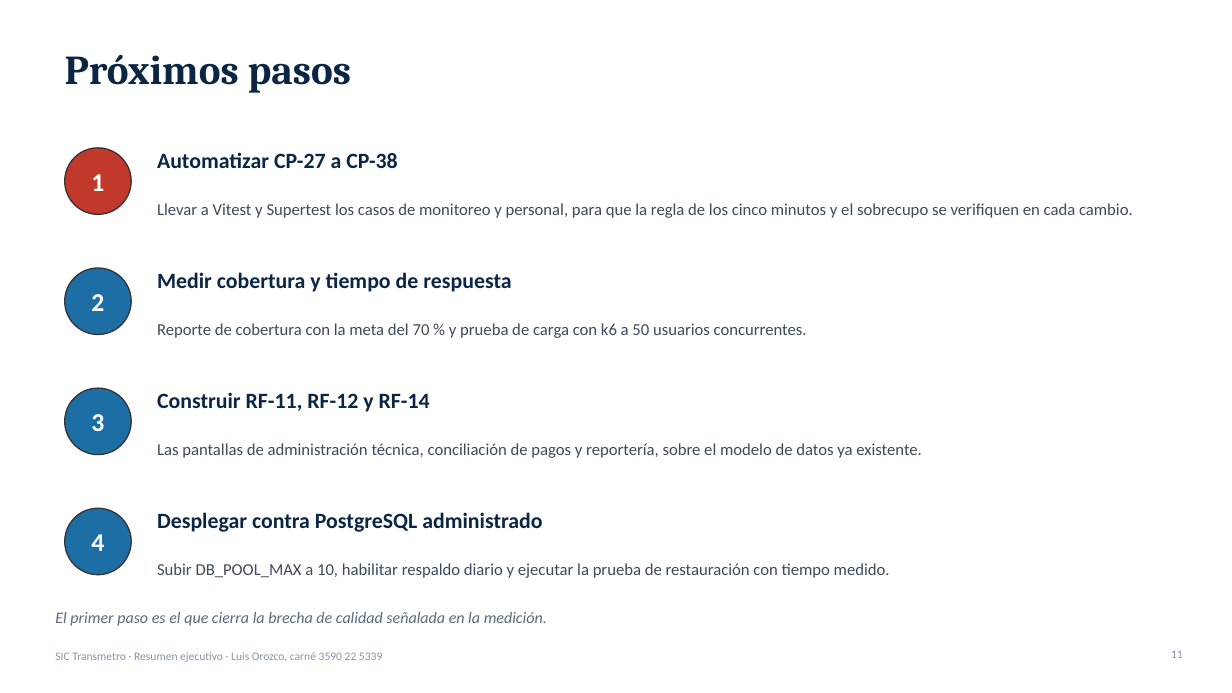
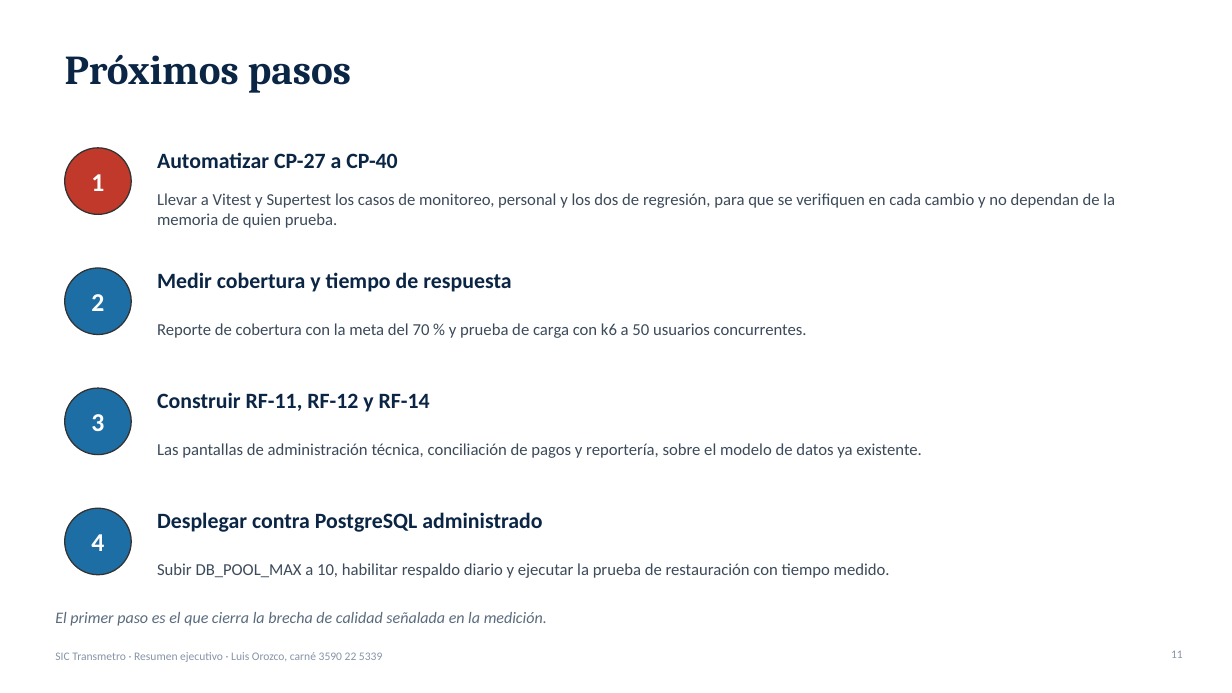
Before and after one commit to LuisO01/transmetro-sic, a slide deck: slide 11 of entregables/SIC_Transmetro_Resumen_Ejecutivo.pptx. Drawn at 1232x693 pixels with LibreOffice and Linux fonts; fonts in the diff are those of the drawing. Boxes give left, top, right and bottom in pixels: in the first picture for what was removed or moved away, otherwise in the second. Text is boxed around its words. In the diff, an @@ line names an element or a change of style, - is before the commit and + after.

```diff
--- a/entregables/SIC_Transmetro_Resumen_Ejecutivo.pptx
+++ b/entregables/SIC_Transmetro_Resumen_Ejecutivo.pptx
@@ text at [157,152,397,168]: text changed @@
-Automatizar CP-27 a CP-38
+Automatizar CP-27 a CP-40
@@ text at [157,193,1115,228]: text changed @@
-Llevar a Vitest y Supertest los casos de monitoreo y personal, para que la regla de los cinco minutos y el sobrecupo se verifiquen en cada cambio.
+Llevar a Vitest y Supertest los casos de monitoreo, personal y los dos de regresión, para que se verifiquen en cada cambio y no dependan de la memoria de quien prueba.
```
Also in this commit, not shown: 5 other slides changed, 6 other files.
